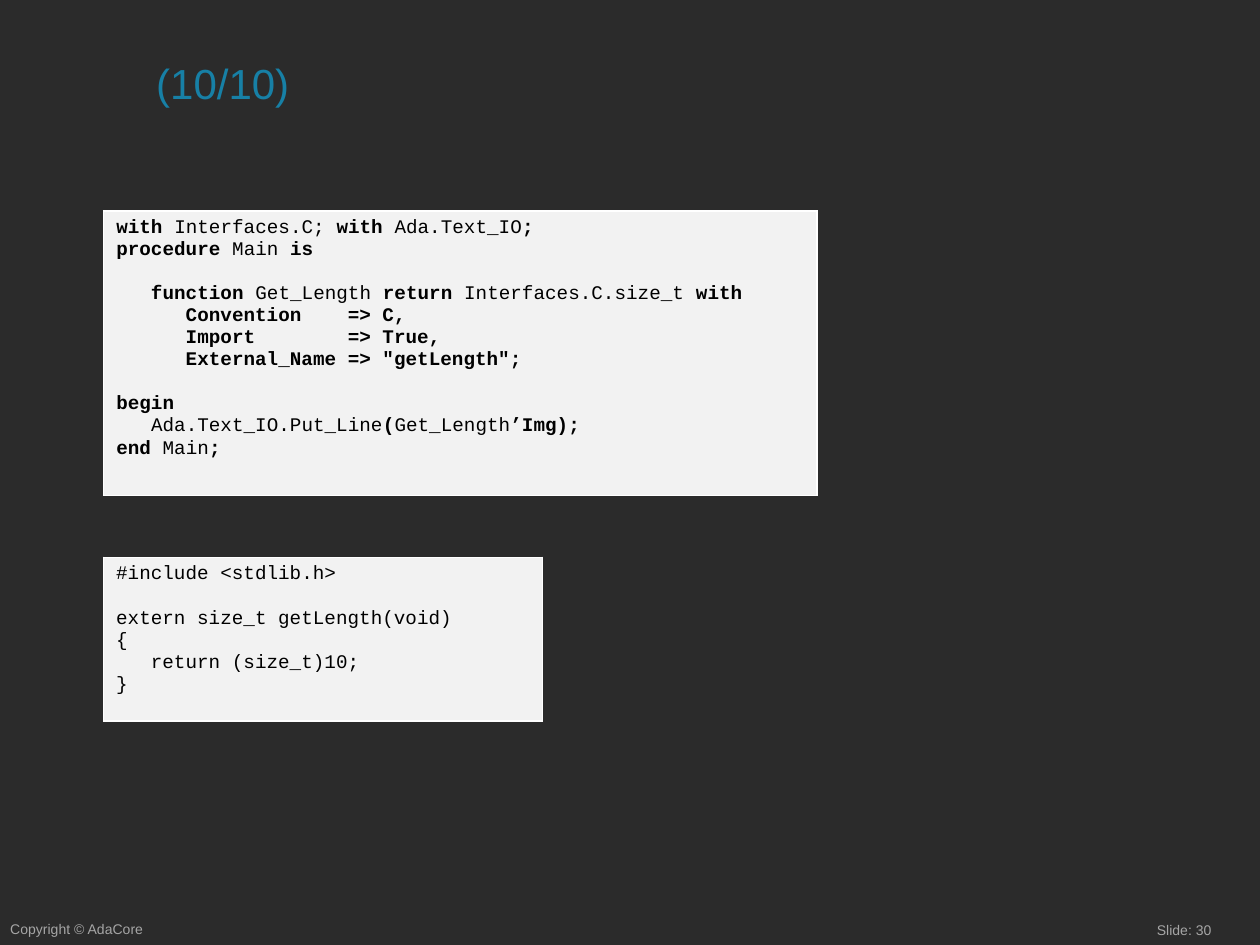
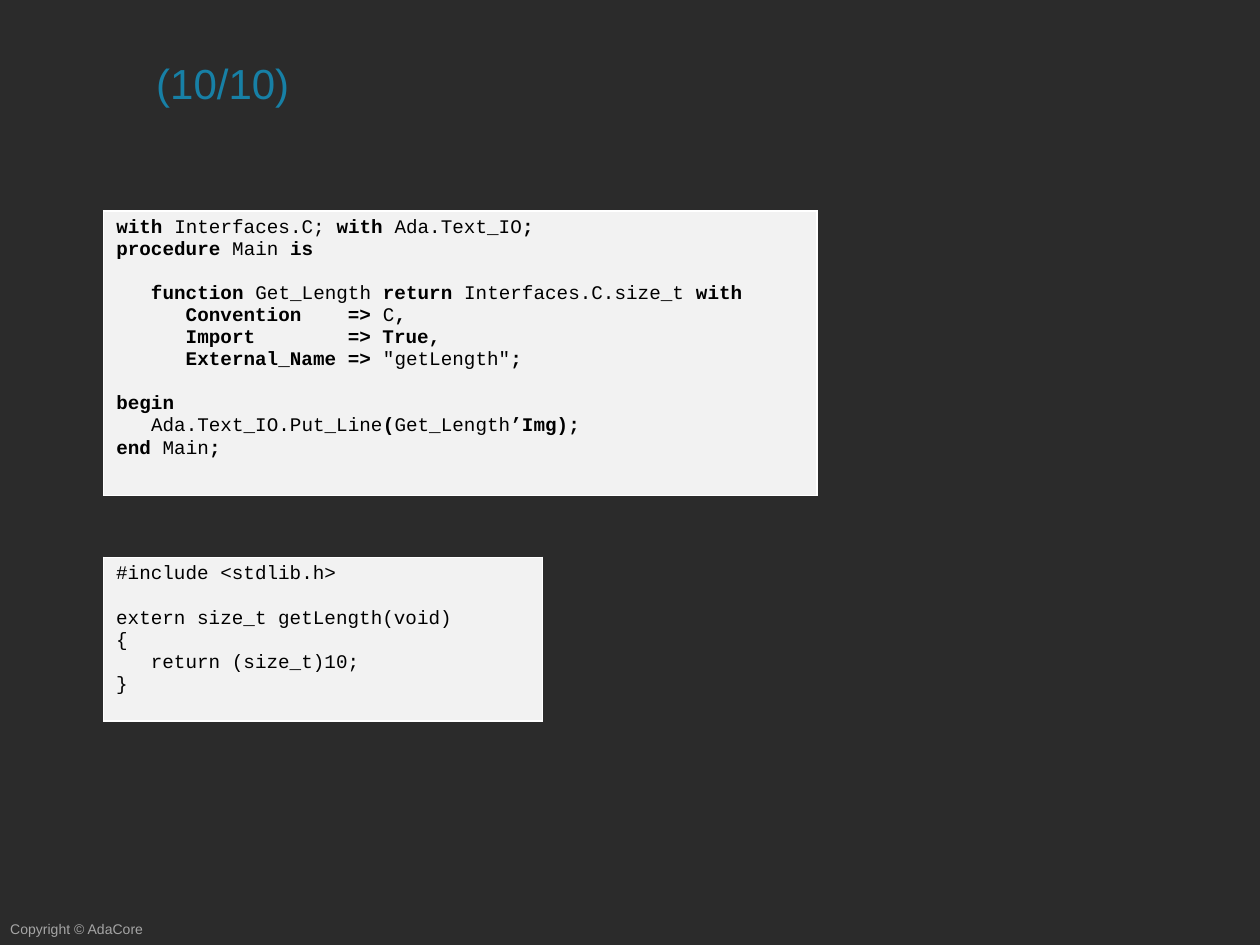
Before and after one commit to AdaCoreU/Courses, a slide deck: slide 31 of lectures/04_Mixed_Language_Programming_In_Ada/01_Mixed_Language_Programming_In_Ada/Slides/01_Mixed_Language_Programming_In_Ada.pptx (slide 30 before the commit). Drawn at 1260x945 pixels with LibreOffice and Linux fonts; fonts in the diff are those of the drawing; background and template pictures are left out; a plain dark background stands for a picture behind light text. Boxes give left, top, right and bottom in pixels: in the first picture for what was removed or moved away, otherwise in the second. Text is boxed around its words. In the diff, an @@ line names an element or a change of style, - is before the commit and + after.

```diff
--- a/lectures/04_Mixed_Language_Programming_In_Ada/01_Mixed_Language_Programming_In_Ada/Slides/01_Mixed_Language_Programming_In_Ada.pptx
+++ b/lectures/04_Mixed_Language_Programming_In_Ada/01_Mixed_Language_Programming_In_Ada/Slides/01_Mixed_Language_Programming_In_Ada.pptx
@@ table at bbox=[103, 210, 816, 495] @@
@@ bold off in "C,", ""getLength";" @@
@@ page number removed at bbox=[1157, 925, 1212, 935] @@
-Slide: 30
```
Also in this commit, not shown: 29 other slides changed, 3 slides added, 2 slides removed, 1 other file.
